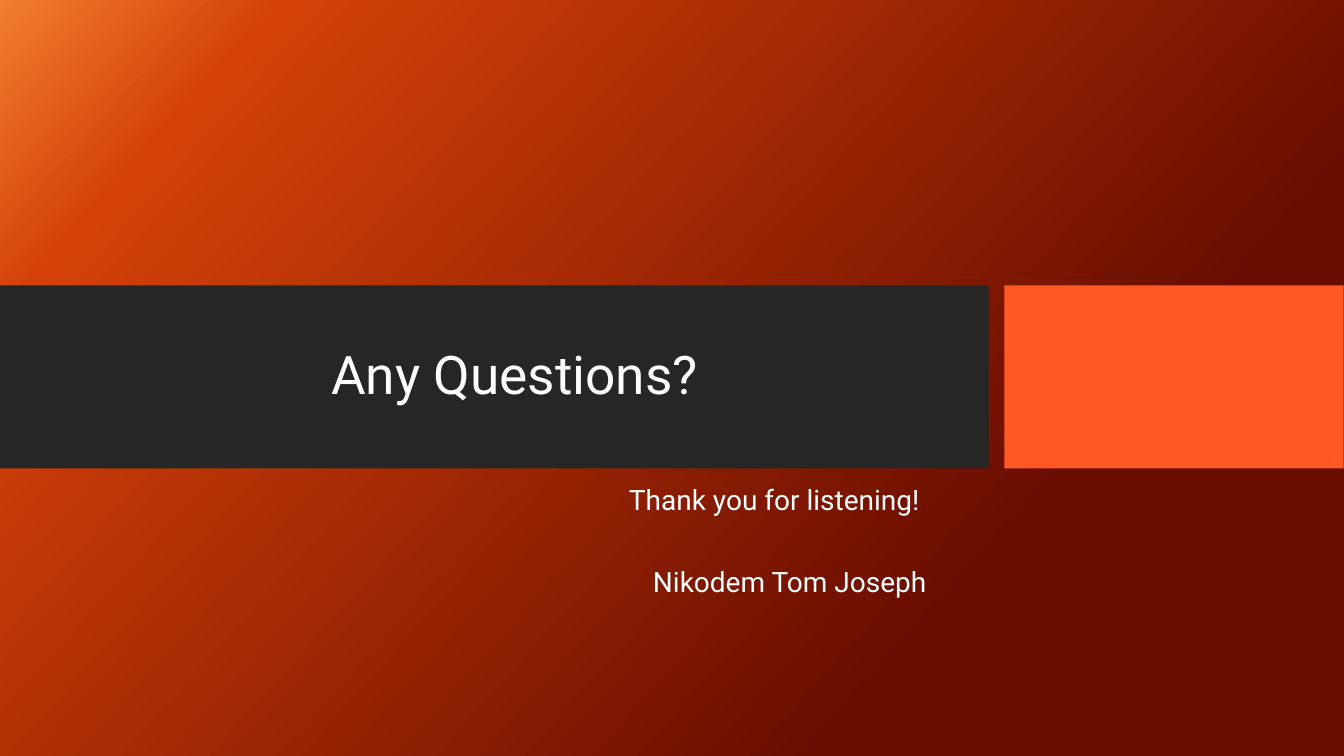
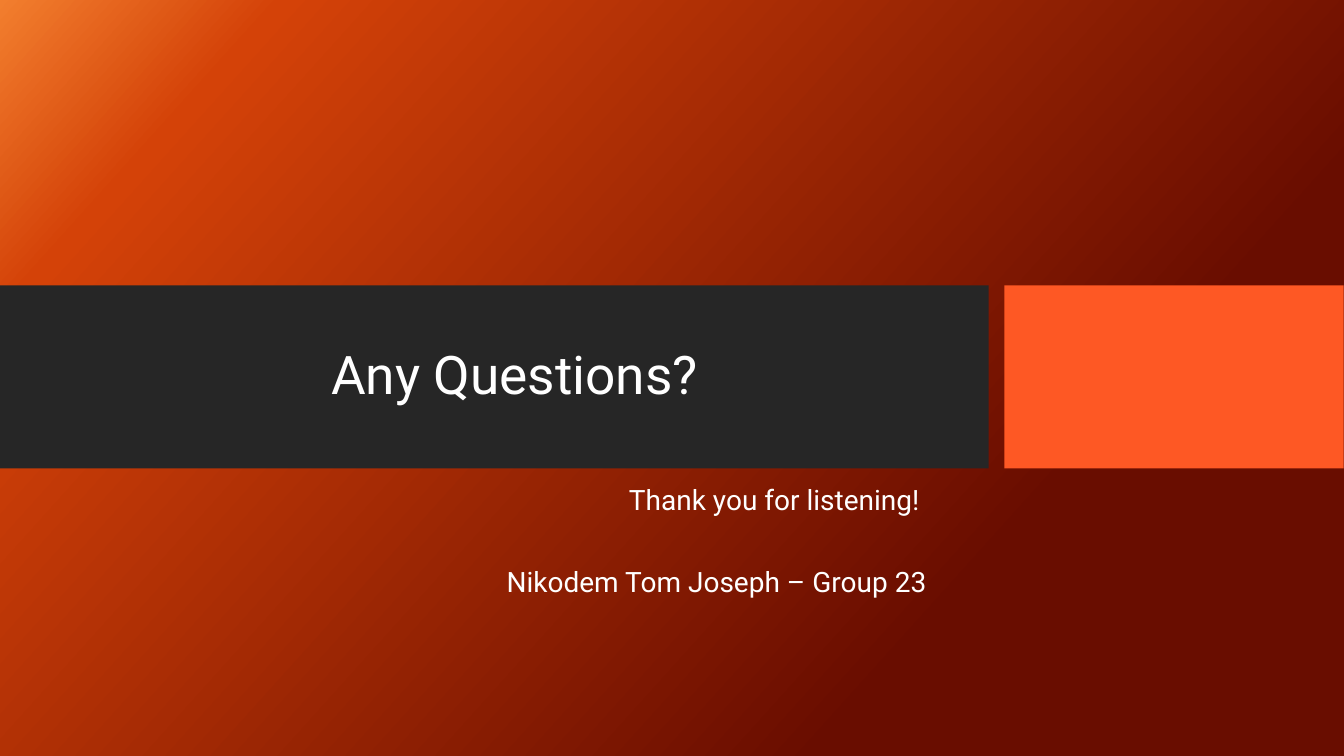
Before and after one commit to Niko-PL/Comp2003Project, a slide deck: slide 15 of Paper WOrk/Presentation - FIna;.pptx. Drawn at 1344x756 pixels with LibreOffice and Linux fonts; fonts in the diff are those of the drawing; background and template pictures are left out. Boxes give left, top, right and bottom in pixels: in the first picture for what was removed or moved away, otherwise in the second. Text is boxed around its words. In the diff, an @@ line names an element or a change of style, - is before the commit and + after.

Commit message:
tes

```diff
--- a/Paper WOrk/Presentation - FIna;.pptx
+++ b/Paper WOrk/Presentation - FIna;.pptx
@@ subtitle at (x1=507, y1=571, x2=926, y2=598): text changed @@
-Nikodem Tom Joseph
+Nikodem Tom Joseph – Group 23
```
Also in this commit, not shown: 1 other slide changed.
